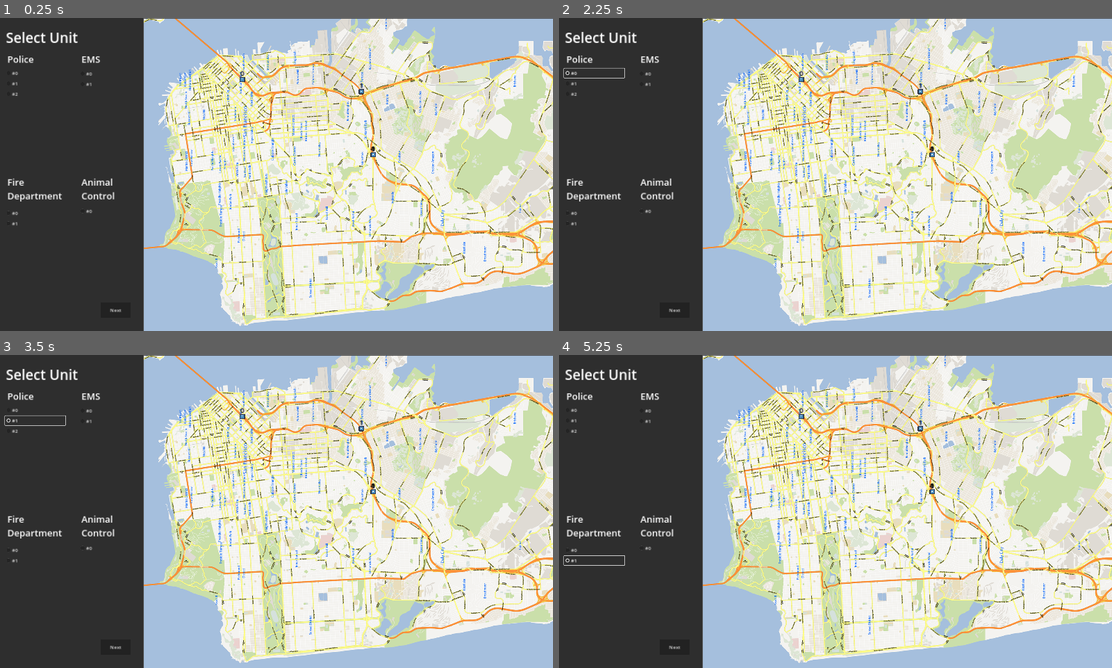
Above: before the commit, frames 1-4 (two rows, left to right).
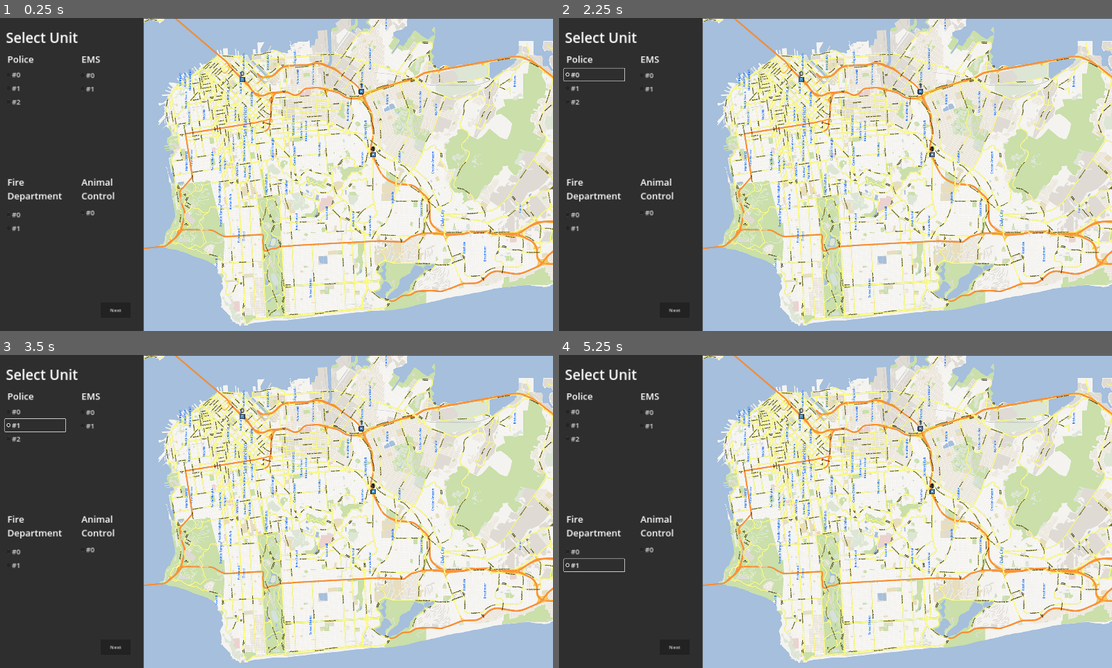
Above: after the commit, the same moments.

Repository: wooshdude/dispatcher_map
Game: Godot game, scene res://Dispatch.tscn
Two runs of this game, one before a commit and one after it. Both use one fixed random seed, a clock stepped at 60 frames per second and the inputs below. The engine's default icon, where the game draws it, is replaced by a stand-in: a white triangle on a blue panel in a dark square.
Inputs:
- Up to frame 1 (0.25 s): no input
- Up to frame 2 (2.25 s): click "Next" at 0.5 s; click "Next" at 1.25 s; click "#0" at 2 s
- Up to frame 3 (3.5 s): click "#1" at 2.75 s
- Up to frame 4 (5.25 s): click "#2" at 3.5 s; click "#0" at 4.25 s; click "#1" at 5 s

The runs differ from the first frame. In frame 1, 0.2% of the frame differs, in the area x 1-18%, y 17-68%; in frame 2, 0.2%; in frame 3, 0.3%; in frame 4, 0.3%, in the area x 0-18%, y 17-70%.

Commit message:
i gotta keep track of these better

Diff:
--- a/Dispatch.tscn
+++ b/Dispatch.tscn
@@ -1,6 +1,7 @@
-[gd_scene load_steps=15 format=3 uid="uid://bidjayyvpos83"]
+[gd_scene load_steps=16 format=3 uid="uid://bidjayyvpos83"]
 
 [ext_resource type="Script" path="res://Dispatch.gd" id="1_0w06a"]
+[ext_resource type="Theme" uid="uid://c0w11su3oqe8w" path="res://theme.tres" id="1_6stqb"]
 [ext_resource type="Script" path="res://UnitList.gd" id="2_fx1i6"]
 [ext_resource type="Script" path="res://Select Unit.gd" id="2_vqm08"]
 [ext_resource type="Script" path="res://Send Unit.gd" id="3_k8yap"]
@@ -40,6 +41,7 @@
 offset_bottom = -410.0
 grow_horizontal = 2
 grow_vertical = 2
+theme = ExtResource("1_6stqb")
 script = ExtResource("1_0w06a")
 metadata/_edit_vertical_guides_ = [507.0, 1920.0]
 
--- /dev/null
+++ b/theme.tres
@@ -0,0 +1,4 @@
+[gd_resource type="Theme" format=3 uid="uid://c0w11su3oqe8w"]
+
+[resource]
+CheckBox/font_sizes/font_size = 24
